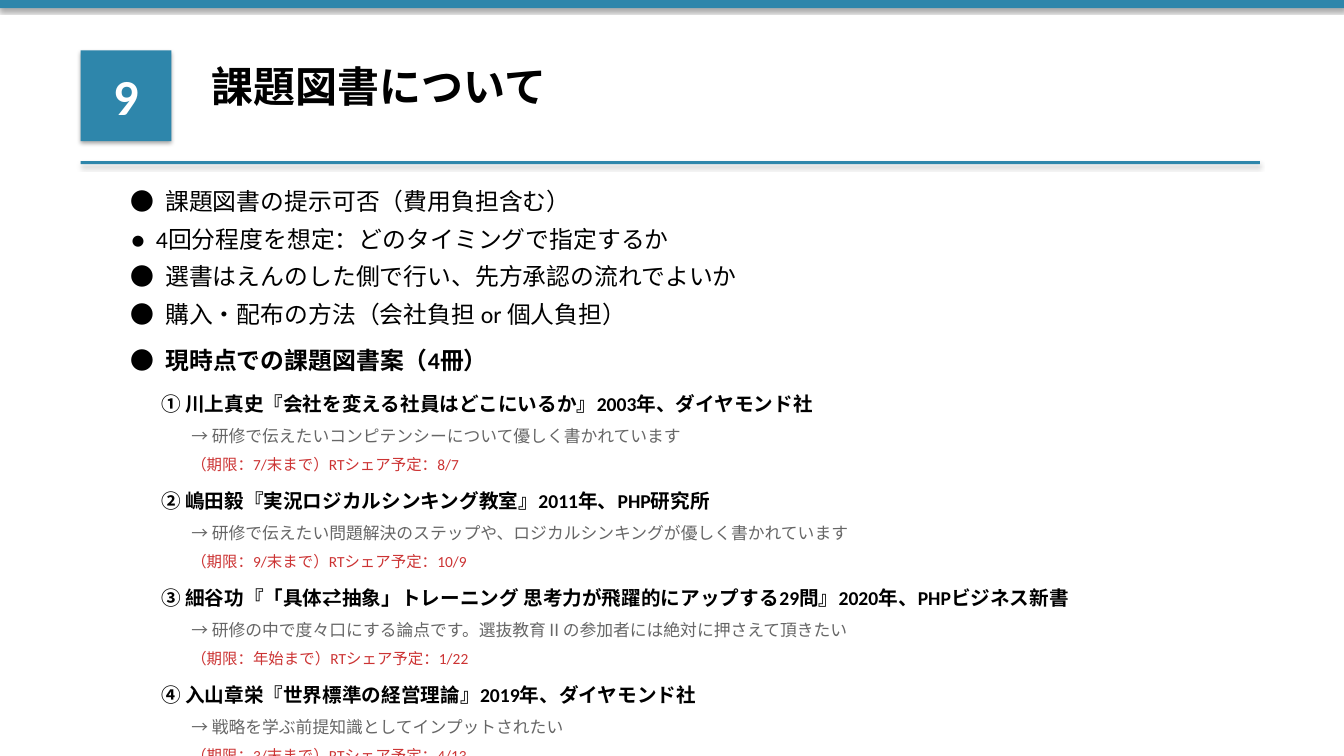
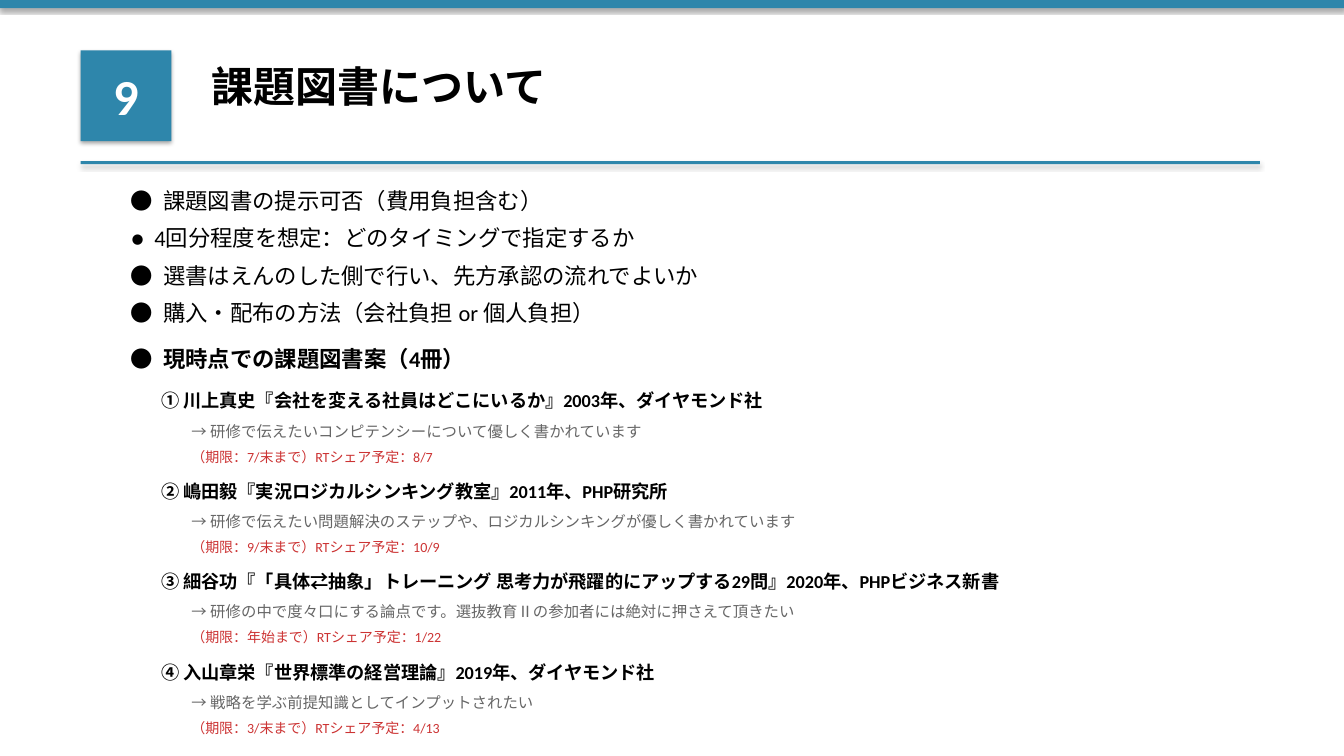
Before and after one commit to ennoshita-inc/training-taiko-kanri, a slide deck: slide 11 of clients/大晃産業/03_日程調整/【アジェンダ】20260323_打合せ.pptx. Drawn at 1344x756 pixels with LibreOffice and Linux fonts; fonts in the diff are those of the drawing. Boxes give left, top, right and bottom in pixels: in the first picture for what was removed or moved away, otherwise in the second. Text is boxed around its words. In the diff, an @@ line names an element or a change of style, - is before the commit and + after.

```diff
--- a/clients/大晃産業/03_日程調整/【アジェンダ】20260323_打合せ.pptx
+++ b/clients/大晃産業/03_日程調整/【アジェンダ】20260323_打合せ.pptx
@@ size 17 to 16 pt in 5 elements at [163, 190, 542, 211], [154, 227, 634, 248], [163, 265, 698, 286], [163, 302, 595, 323], [163, 348, 465, 369] @@
@@ text "② 嶋田毅『実況ロジカルシンキング教室』2011年、PHP研究所": place and size @@
-text "② 嶋田毅『実況ロジカルシンキング教室』2011年、PHP研究所" at [161, 491, 710, 510]
+text "② 嶋田毅『実況ロジカルシンキング教室』2011年、PHP研究所" at [161, 482, 667, 500]
@@ text "→ 研修で伝えたい問題解決のステップや、ロジカルシンキングが優しく書かれています": place and size @@
-text "→ 研修で伝えたい問題解決のステップや、ロジカルシンキングが優しく書かれています" at [212, 525, 848, 541]
+text "→ 研修で伝えたい問題解決のステップや、ロジカルシンキングが優しく書かれています" at [210, 514, 795, 528]
@@ 3 texts: place and size @@
-3 texts at [161, 554, 1068, 638]
+3 texts at [161, 540, 999, 619]
@@ text "（期限：年始まで）RTシェア予定：1/22": place and size @@
-text "（期限：年始まで）RTシェア予定：1/22" at [191, 651, 468, 666]
+text "（期限：年始まで）RTシェア予定：1/22" at [191, 630, 441, 643]
@@ size 14 to 13 pt in 4 elements at [161, 391, 763, 409], [161, 482, 667, 500], [161, 572, 999, 590], [161, 663, 655, 681] @@
@@ size 12 to 11 pt in 4 elements at [210, 424, 641, 438], [210, 514, 795, 528], [210, 604, 794, 619], [210, 695, 533, 709] @@
@@ size 11 to 10 pt in 4 elements at [191, 450, 432, 463], [191, 540, 439, 553], [191, 630, 441, 643], [191, 721, 439, 734] @@
@@ 3 texts: place and size @@
-3 texts at [161, 685, 1230, 756]
+3 texts at [161, 663, 655, 734]
```
